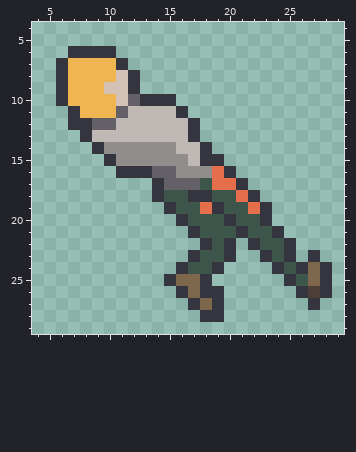
One commit to this pixel-art sprite: Sprites/Player/guy_up_1.png. This is how it looked before the edit.
The file is 32x32 pixels. Shown: x 4..29, y 4..29.
And afterwards:
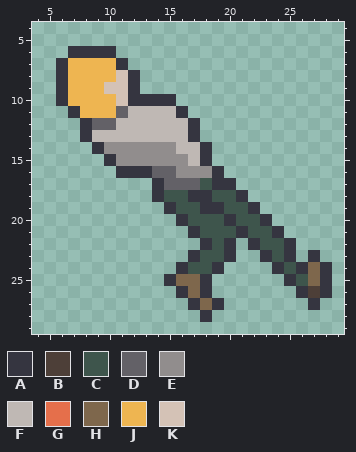
Palette (. is transparent): A #353540  B #4d3f38  C #3e554c  D #636167  E #918d8d  F #bfb8b4  G #e56f4b  H #7e674c  J #eeb551  K #d4c2b6
Change:
@@ x 4..29 @@
  9 ..AJJJKKA.................
-10 ..AJJJJKDAAA..............
+10 ..AJJJJKAAAA..............
 11 ...AJJJDFFFFA.............
-12 ...AADDFFFFFFA............
+12 ....ADDFFFFFFA............
 13 ....AFFFFFFFFA............
 14 .....AEEEEEEFFA...........
-15 ......AEEEEEEFAA..........
-16 .......AAADDEEEGA.........
-17 ..........ADDDCGGA........
-18 ..........ACCAACCGA.......
-19 ...........ACCGACCGA......
+15 ......AEEEEEEFA...........
+16 .......AAADDEEEA..........
+17 ..........ADDDCAA.........
+18 ..........ACCAACCA........
+19 ...........ACCAACCA.......
 20 ............ACCCACCA......
@@ x 17..21 @@
 25 HA...
-26 HAA..
+26 HA...
 27 AHA..
-28 .AA..
+28 .A...
 29 .....
